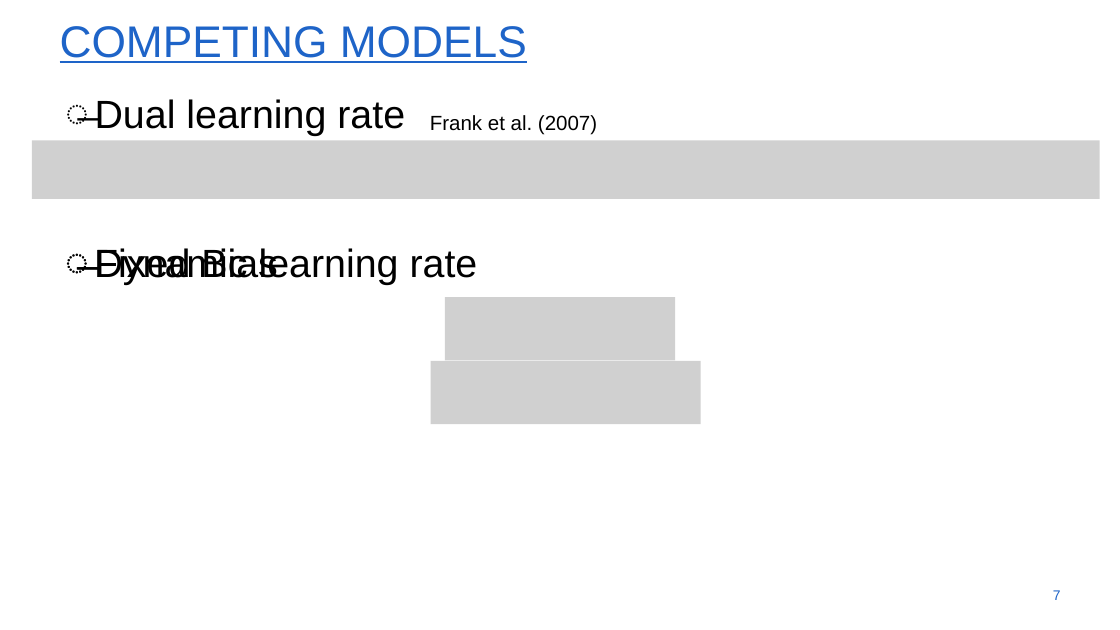
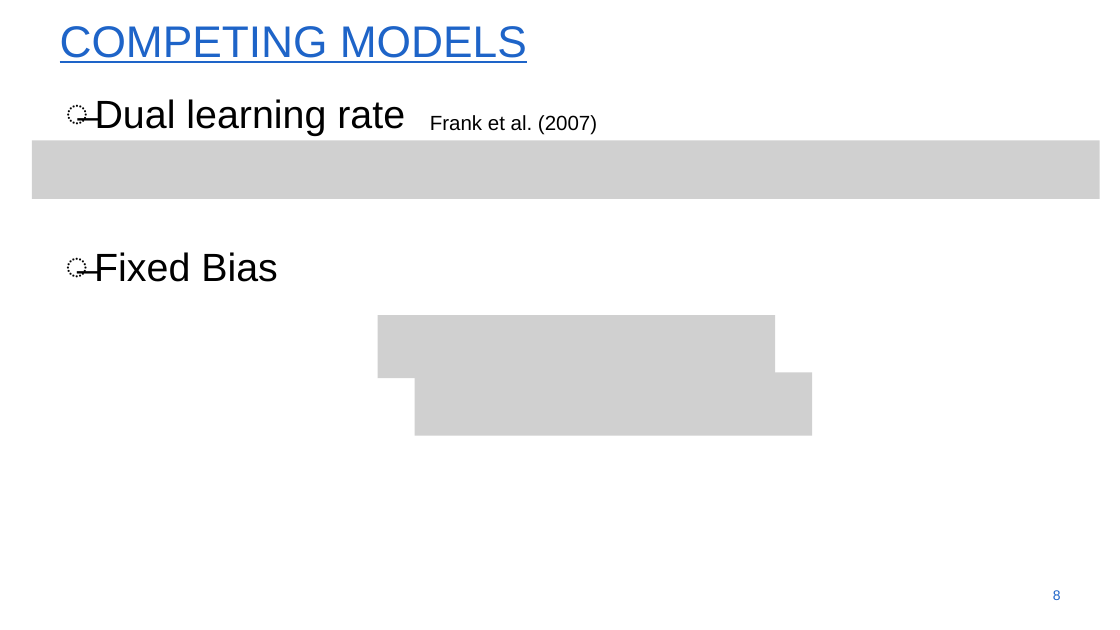
Before and after one commit to SvenWientjes/ModularGraphs-RL, a slide deck: slide 8 of Docs/Hierarchical cognitive modeling and model comparison.pptx (slide 7 before the commit). Drawn at 1120x630 pixels with LibreOffice and Linux fonts; fonts in the diff are those of the drawing; grey boxes stand for pictures; background and template pictures are left out. Boxes give left, top, right and bottom in pixels: in the first picture for what was removed or moved away, otherwise in the second. Text is boxed around its words. In the diff, an @@ line names an element or a change of style, - is before the commit and + after.

```diff
--- a/Docs/Hierarchical cognitive modeling and model comparison.pptx
+++ b/Docs/Hierarchical cognitive modeling and model comparison.pptx
@@ text "Fixed Bias" rewrapped from bbox=[94, 248, 278, 285] to bbox=[94, 252, 278, 282] @@
@@ text removed at bbox=[95, 248, 478, 285] @@
-̶ Dynamic learning rate
@@ picture: place and size @@
-picture at bbox=[445, 297, 675, 360]
+picture at bbox=[377, 315, 775, 378]
@@ picture: place and size @@
-picture at bbox=[431, 361, 701, 424]
+picture at bbox=[415, 373, 812, 436]
@@ page number at bbox=[1053, 590, 1061, 600]: text changed @@
-7
+8
```
Also in this commit, not shown: 3 other slides changed, 26 slides added, 14 other files.
